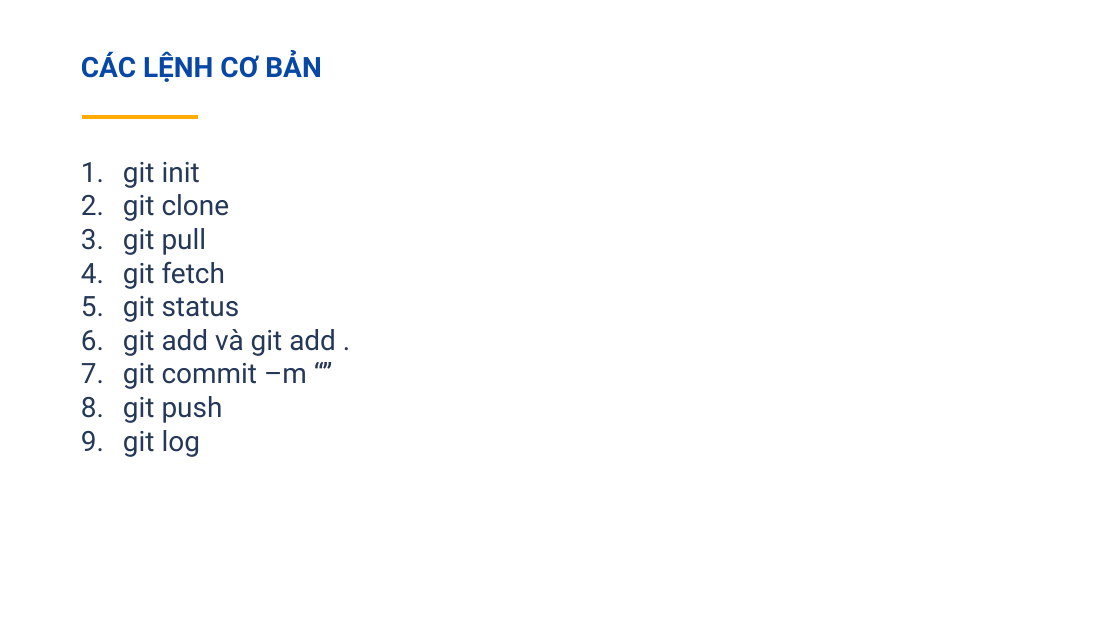
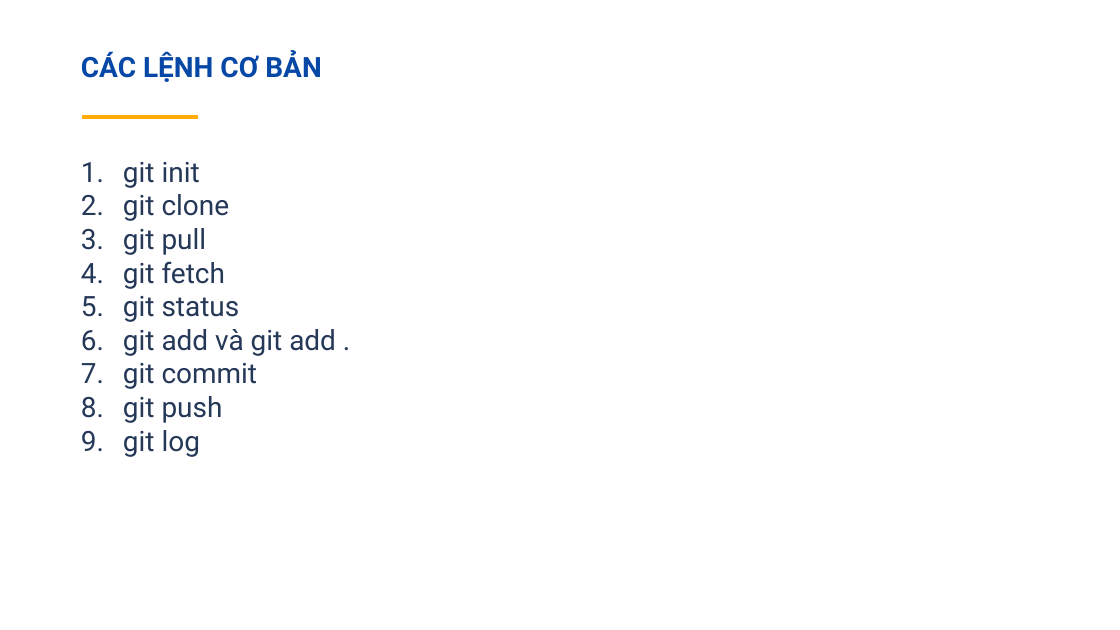
Before and after one commit to trannhutthien/textThietKeWeb, a slide deck: slide 8 of Git-presentation-16072017.pptx. Drawn at 1120x630 pixels with LibreOffice and Linux fonts; fonts in the diff are those of the drawing. Boxes give left, top, right and bottom in pixels: in the first picture for what was removed or moved away, otherwise in the second. Text is boxed around its words. In the diff, an @@ line names an element or a change of style, - is before the commit and + after.

```diff
--- a/Git-presentation-16072017.pptx
+++ b/Git-presentation-16072017.pptx
@@ text at (x1=123, y1=363, x2=258, y2=389): text changed @@
-7. git commit –m “”
+7. git commit
```
Also in this commit, not shown: 3 other slides changed, 2 slides added, 2 other files.
